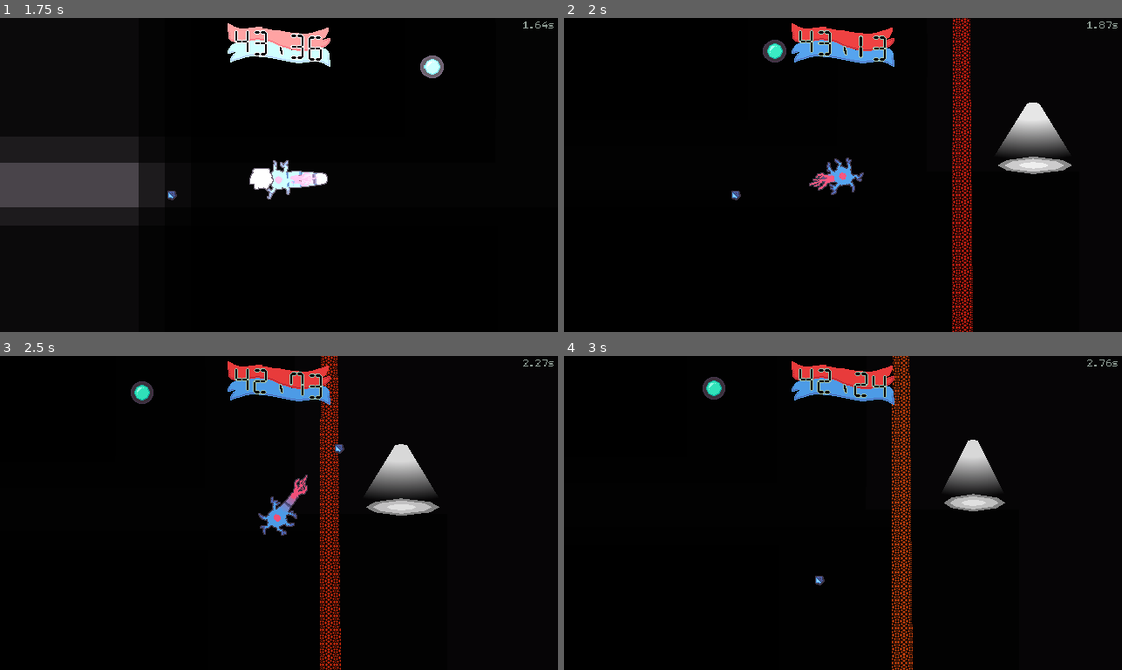
Above: before the commit, frames 1-4 (two rows, left to right).
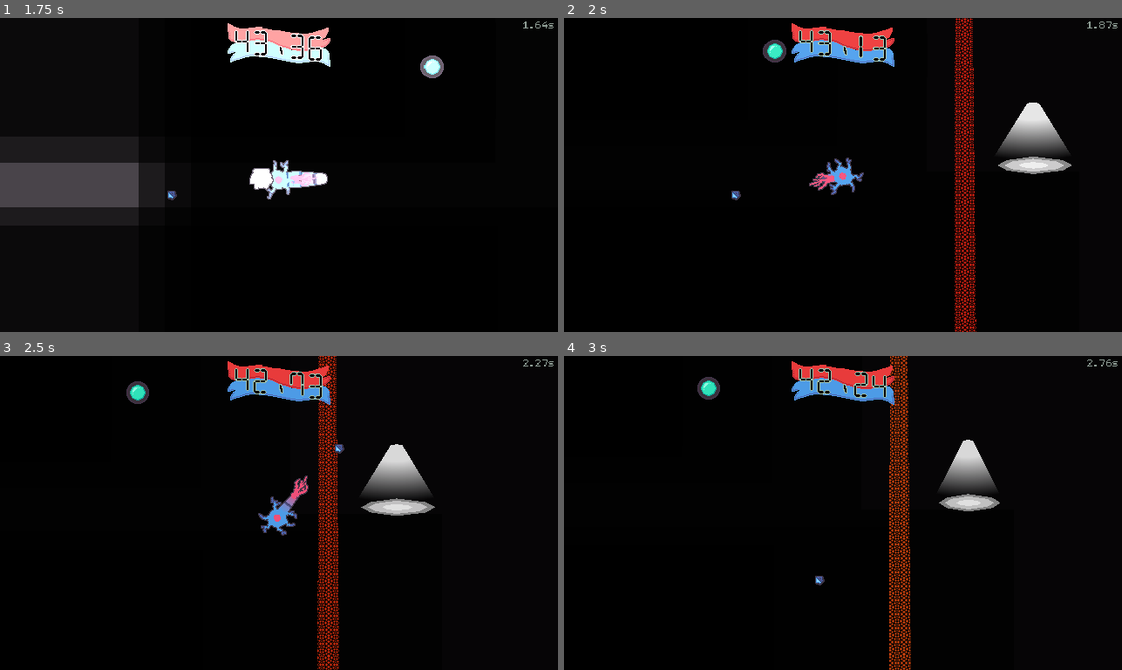
Above: after the commit, the same moments.

Repository: bnhrl/MomentumIsEverythingCountDown
Game: Godot game, scene res://Game/Levels/LevelBonus1/level_bonus_1.tscn
The game is run twice, just before and just after one commit, with the same random seed, the same clock (stepped at 60 frames per second) and the same inputs. This scene is started directly instead of the project's main scene. Sound files missing from this copy of the repository are replaced by a short silence.
Inputs (mouse positions are in pixels of both pictures, inside the frame that each line leads up to):
- Up to frame 1 (1.75 s): move the mouse to (401, 159) at 0.52 s; hold D (right) 0.53-1.28 s; click (401, 159) at 0.6 s; move the mouse to (167, 190) at 1.27 s; hold S (down) from 1.28 s (still down); tap Space (reserve_ion) at 1.35 s
- Up to frame 2 (2 s): keep holding S (down)
- Up to frame 3 (2.5 s): move the mouse to (334, 443) at 2.02 s; release S (down) at 2.03 s; hold D (right) from 2.03 s (still down); click (334, 443) at 2.1 s
- Up to frame 4 (3 s): move the mouse to (815, 575) at 2.77 s; release D (right) at 2.78 s; hold W (up) from 2.78 s (still down); tap Space (reserve_ion) at 2.85 s

Frame 1 is identical in both runs. In frame 2, 0.6% of the frame differs, in the area x 69-74%, y 0-100%; in frame 3, 1.1%; in frame 4, 1.2%, in the area x 23-80%, y 0-100%.

Commit message:
Bonus Level 1 (Almost Done)

Diff:
--- a/Game/Levels/LevelBonus1/level_bonus_1.tscn
+++ b/Game/Levels/LevelBonus1/level_bonus_1.tscn
@@ -47,7 +47,7 @@
 position = Vector2(638.585, 64)
 
 [node name="Gate" parent="Interactables" parent_id_path=PackedInt32Array(1223907740) index="1" unique_id=1337174415 instance=ExtResource("8_16xm3")]
-position = Vector2(846.84, 186)
+position = Vector2(849.69, 135.25)
 rotation = 1.5707964
 polygon = PackedVector2Array(396, 5.9999695, -275, 4, -275, -14, 395, -21.00003)
 
